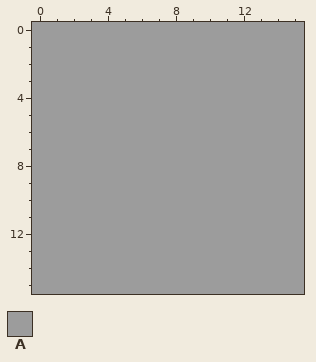
Two versions of one pixel-art sprite, assets/images/player/zone.png. The picture above was drawn from the file before the commit.
The file is 16x16 pixels.
Palette (. is transparent): A #9c9c9c
Pixels before, first column x 0:
 0 AAAAAAAAAAAAAAAA
 1 AAAAAAAAAAAAAAAA
 2 AAAAAAAAAAAAAAAA
 3 AAAAAAAAAAAAAAAA
 4 AAAAAAAAAAAAAAAA
 5 AAAAAAAAAAAAAAAA
 6 AAAAAAAAAAAAAAAA
 7 AAAAAAAAAAAAAAAA
 8 AAAAAAAAAAAAAAAA
 9 AAAAAAAAAAAAAAAA
10 AAAAAAAAAAAAAAAA
11 AAAAAAAAAAAAAAAA
12 AAAAAAAAAAAAAAAA
13 AAAAAAAAAAAAAAAA
14 AAAAAAAAAAAAAAAA
15 AAAAAAAAAAAAAAAA
New version:
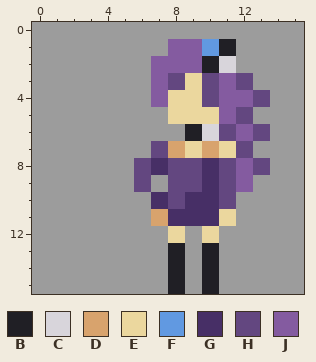
Colours new in this view: B #201f25  C #d8d5db  D #d8a36d  E #ebd79e  F #6199e1  G #472f66  H #634780  J #845ba0
Edits made:
Changed rows in their new state; - is an unchanged pixel.
first column x 6:
 1 --JJFB--
 2 -JJJBC--
 3 -JHEHJH-
 4 -JEEHJJH
 5 --EEEJH-
 6 ---BCHJH
 7 -HDEDEH-
 8 HGHHGHJH
 9 H-HHGHJ-
10 -GHGGH--
11 -DGGGE--
12 --E-E---
13 --B-B---
14 --B-B---
15 --B-B---
Pixel boxes of the changes (left, top, right, bottom) in both pictures:
changed: (134, 39, 270, 294)
